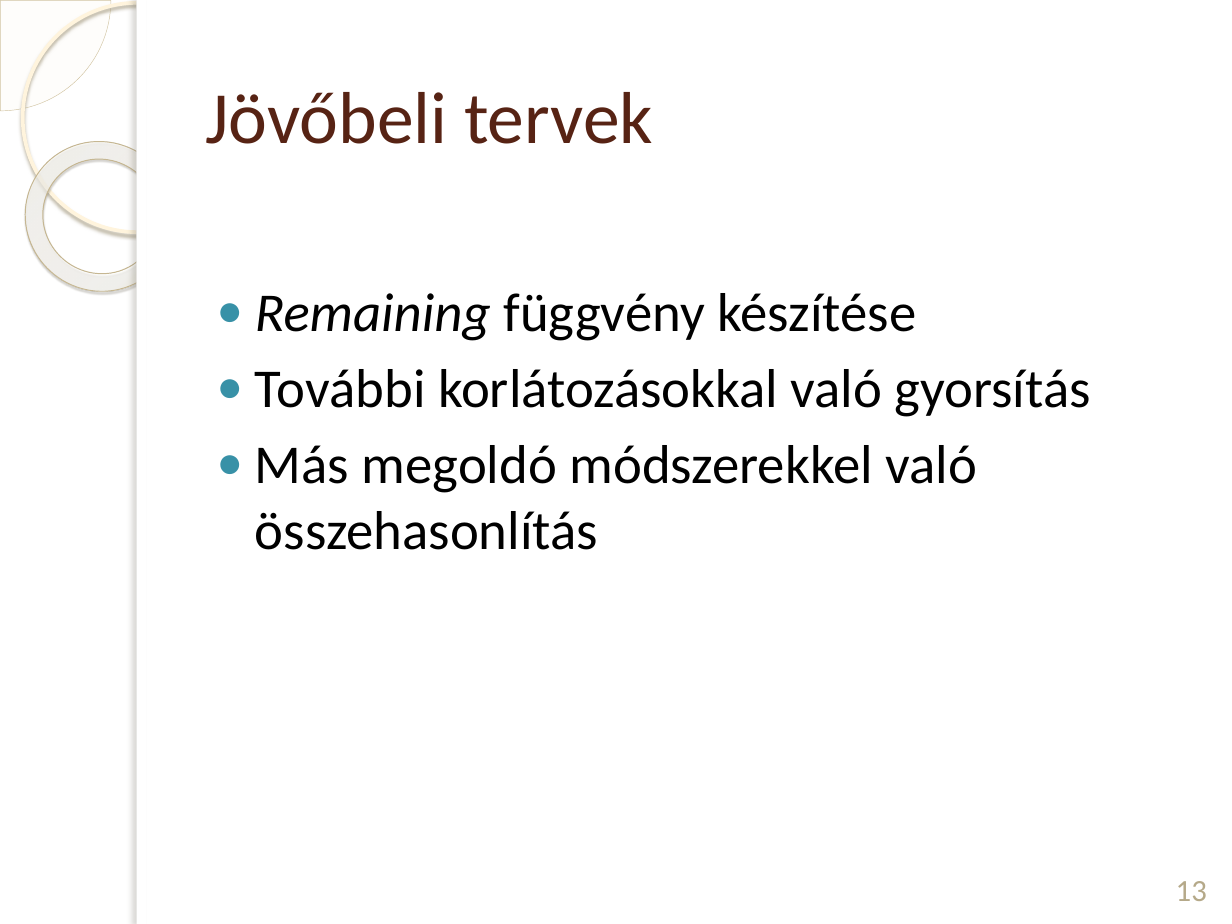
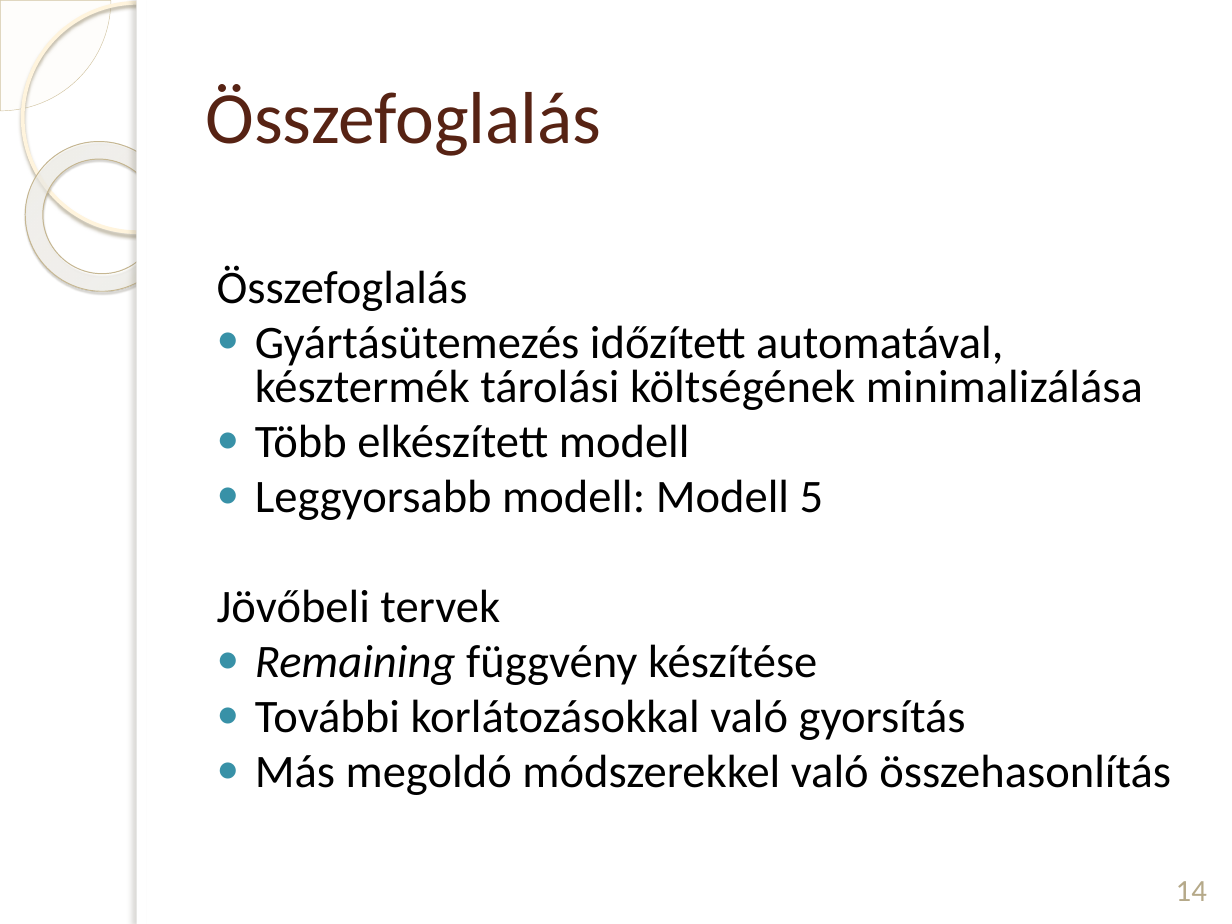
Before and after one commit to DWsbMH/LPTA-SingleStageScheduling, a slide deck: slide 14 of prezentáció/Vida Judit LPTA.pptx (slide 13 before the commit). Drawn at 1232x924 pixels with LibreOffice and Linux fonts; fonts in the diff are those of the drawing; background and template pictures are left out. Boxes give left, top, right and bottom in pixels: in the first picture for what was removed or moved away, otherwise in the second. Text is boxed around its words. In the diff, an @@ line names an element or a change of style, - is before the commit and + after.

```diff
--- a/prezentáció/Vida Judit LPTA.pptx
+++ b/prezentáció/Vida Judit LPTA.pptx
@@ title at [206,84,602,156]: text changed @@
-Jövőbeli tervek
+Összefoglalás
@@ text at [217,265,1143,623]: paragraphs added @@
+Összefoglalás
+● Gyártásütemezés időzített automatával, késztermék tárolási költségének minimalizálása
+● Több elkészített modell
+● Leggyorsabb modell: Modell 5
+Jövőbeli tervek
@@ text at [255,644,1171,795]: size 32 to 27.2 pt in "Remaining függvény készítése", "További korlátozásokkal való gyorsítás", "Más megoldó módszerekkel való összehasonlítás"; line spacing 1 to 0.8 @@
@@ page number at [1176,881,1207,901]: text changed @@
-13
+14
```
Also in this commit, not shown: 9 other slides changed, 1 slide added.
